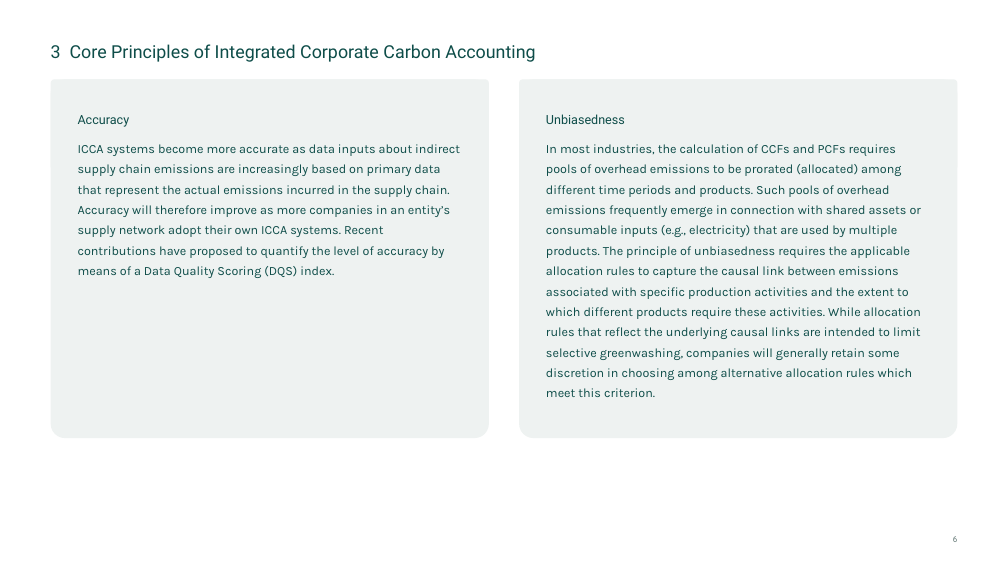
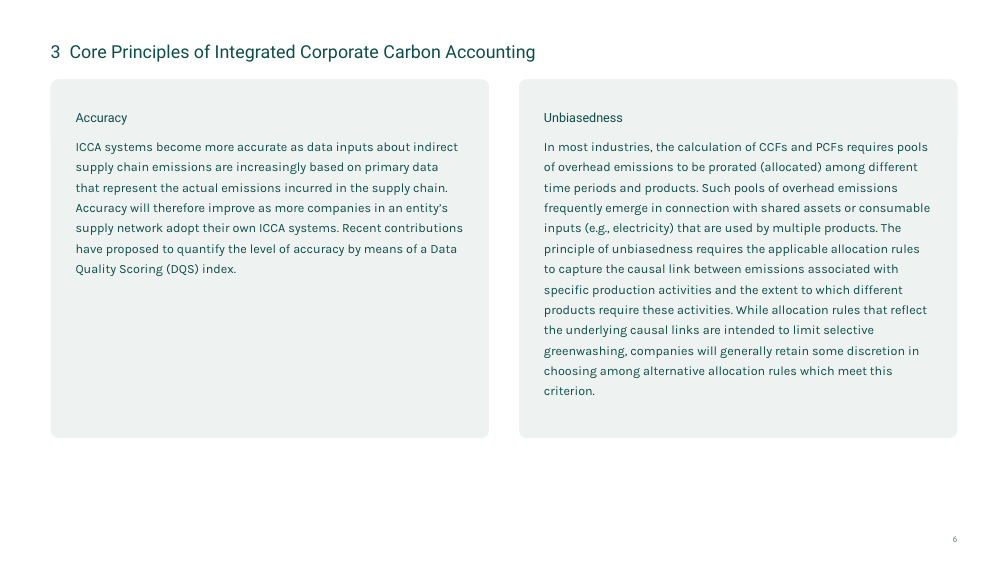
Before and after one commit to seraphinernst4/casi-ci, a slide deck: slide 6 of vorlagen/CASI-Folien-Beispiel.pptx. Drawn at 1008x567 pixels with LibreOffice and Linux fonts; fonts in the diff are those of the drawing. Boxes give left, top, right and bottom in pixels: in the first picture for what was removed or moved away, otherwise in the second. Text is boxed around its words. In the diff, an @@ line names an element or a change of style, - is before the commit and + after.

```diff
--- a/vorlagen/CASI-Folien-Beispiel.pptx
+++ b/vorlagen/CASI-Folien-Beispiel.pptx
@@ text "Accuracy" at [51,79,489,439]: proportions changed @@
@@ text "Unbiasedness" at [520,79,958,439]: proportions changed @@
```
Also in this commit, not shown: 1 other slide changed, 4 other files.
